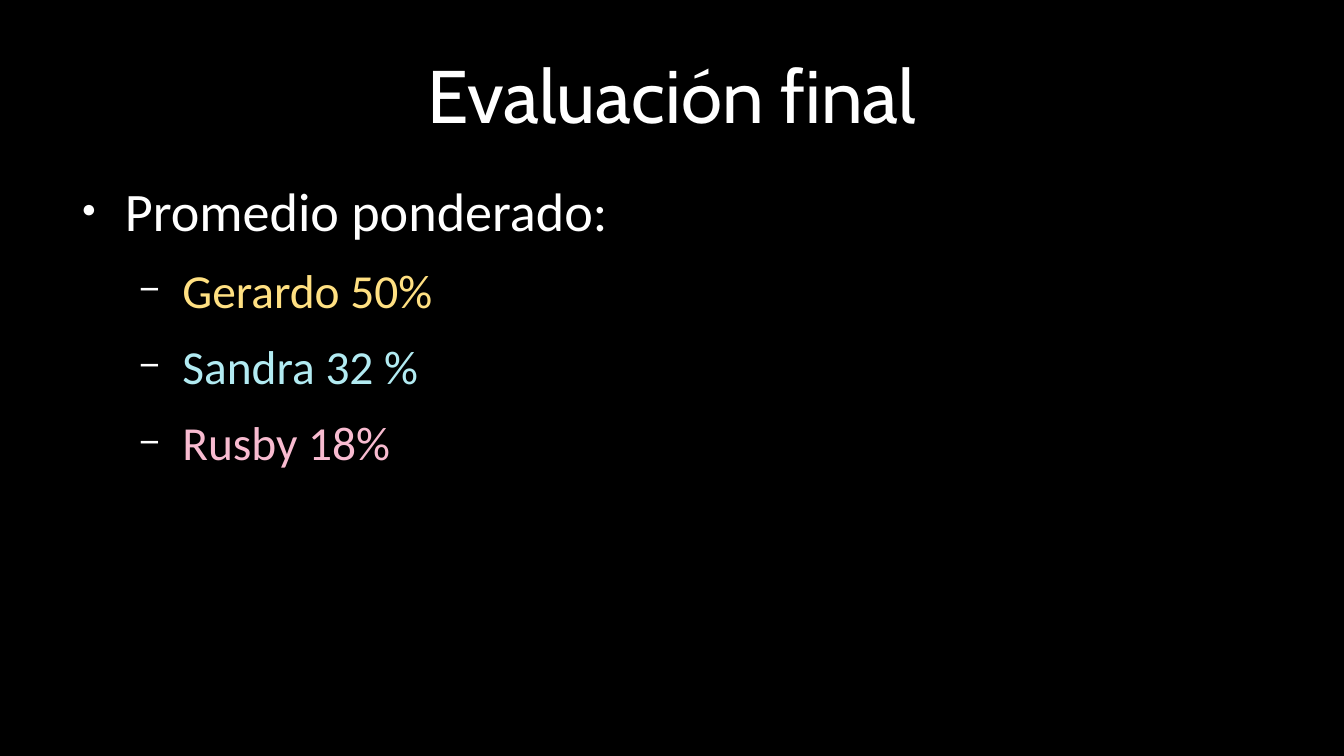
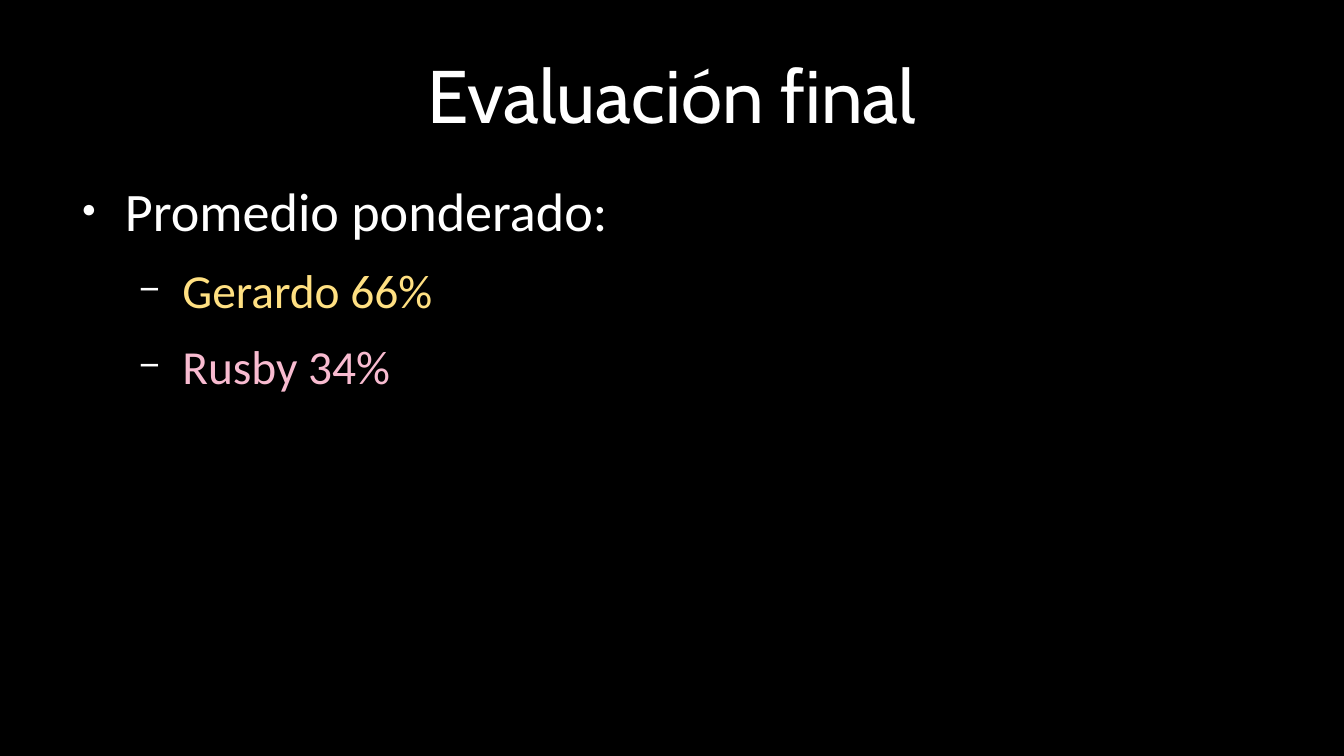
Before and after one commit to gerardommc/Ecologia-poblaciones, a slide deck: slide 7 of Encuadre.odp. Drawn at 1344x756 pixels with LibreOffice and Linux fonts; fonts in the diff are those of the drawing. Boxes give left, top, right and bottom in pixels: in the first picture for what was removed or moved away, otherwise in the second. Text is boxed around its words. In the diff, an @@ line names an element or a change of style, - is before the commit and + after.

```diff
--- a/Encuadre.odp
+++ b/Encuadre.odp
@@ text at <box>182,275,432,392</box>: text changed @@
-  − Gerardo 50%
-  − Sandra 32 %
-  − Rusby 18%
+  − Gerardo 66%
+  − Rusby 34%
```
Also in this commit, not shown: 2 other slides changed, 15 other files.
